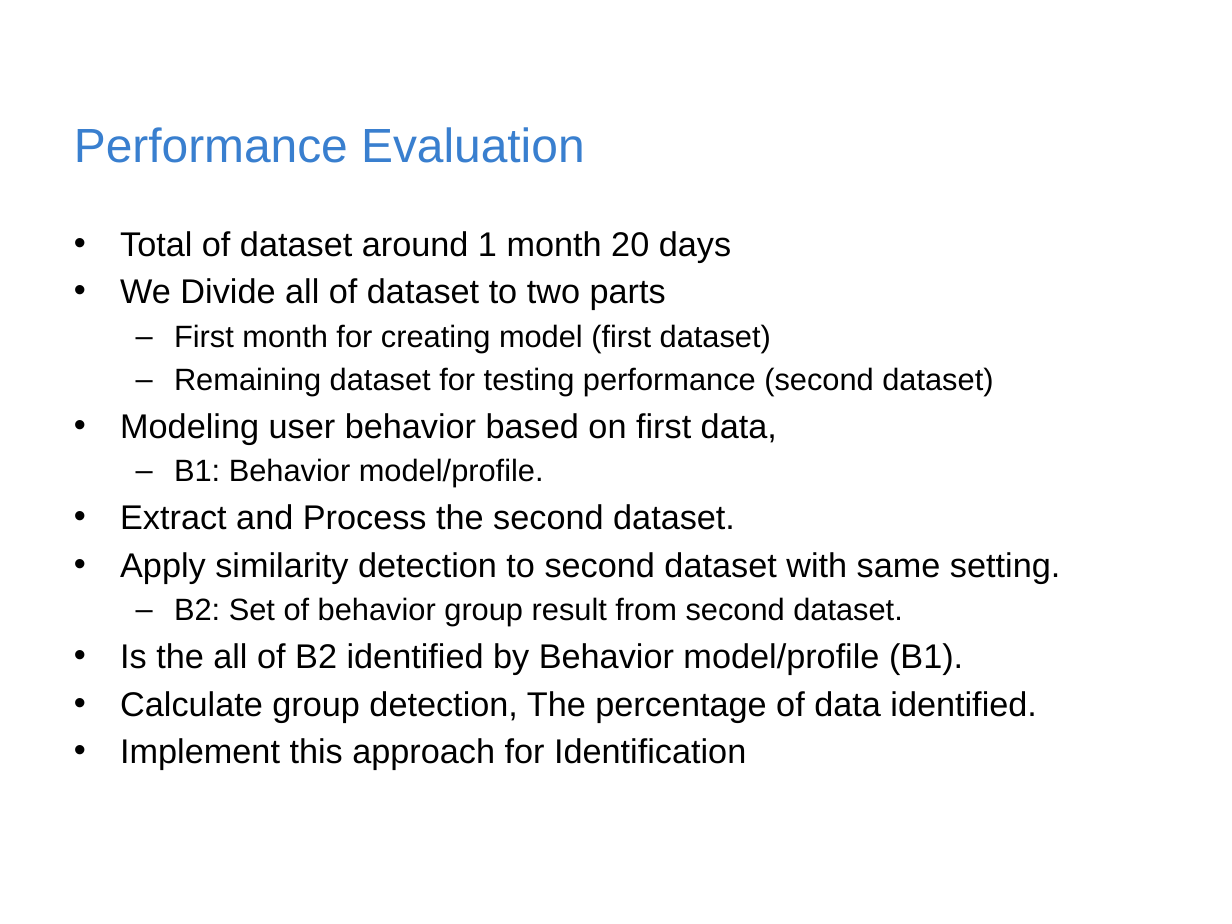
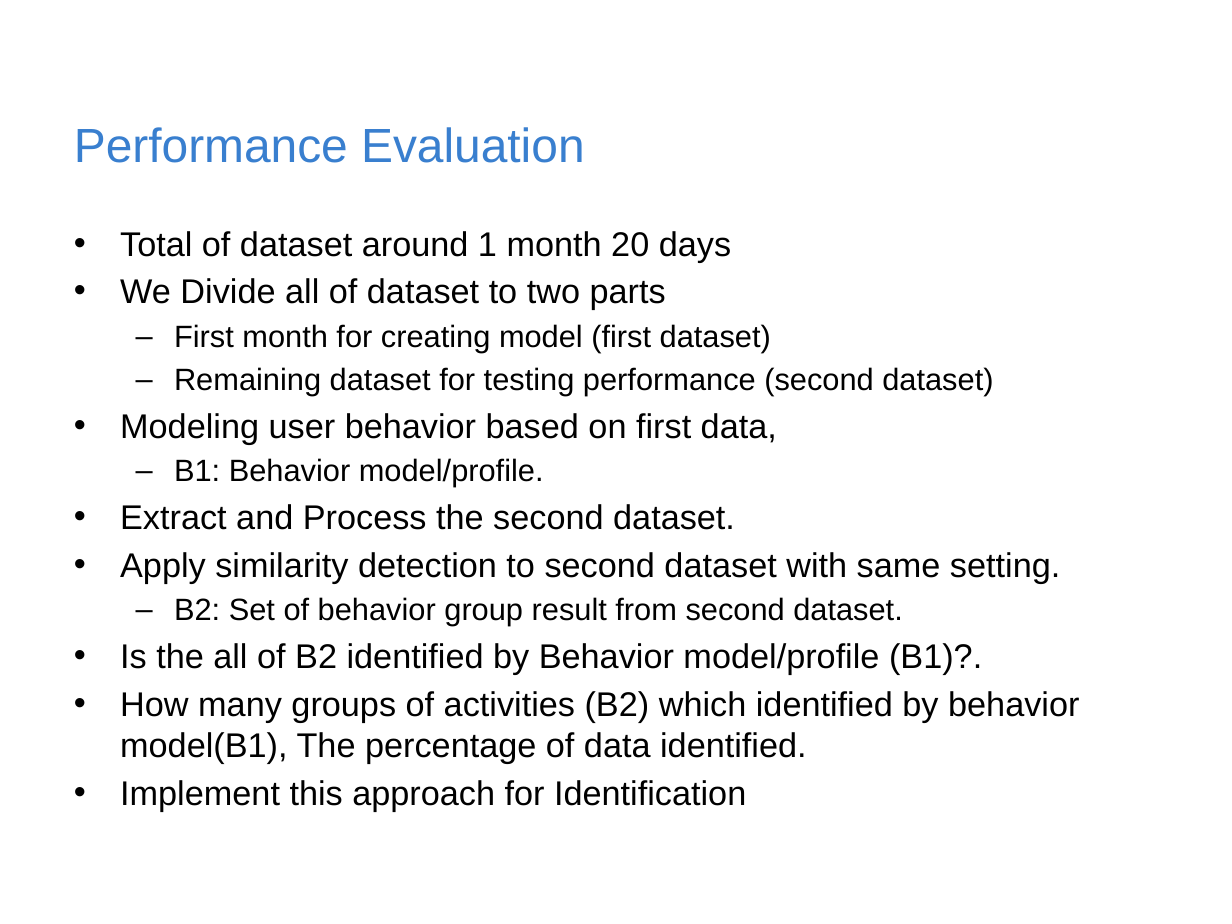
Before and after one commit to rischanlab/MyThesis, a slide deck: slide 21 of Thesis-presentation.pptx (slide 22 before the commit). Drawn at 1232x924 pixels with LibreOffice and Linux fonts; fonts in the diff are those of the drawing; background and template pictures are left out. Boxes give left, top, right and bottom in pixels: in the first picture for what was removed or moved away, otherwise in the second. Text is boxed around its words. In the diff, an @@ line names an element or a change of style, - is before the commit and + after.

```diff
--- a/Thesis-presentation.pptx
+++ b/Thesis-presentation.pptx
@@ text at (120, 643, 1079, 763): text changed @@
-• Is the all of B2 identified by Behavior model/profile (B1).
-• Calculate group detection, The percentage of data identified.
+• Is the all of B2 identified by Behavior model/profile (B1)?.
+• How many groups of activities (B2) which identified by behavior model(B1), The percentage of data identified.
```
Also in this commit, not shown: 5 other slides changed, 1 slide removed, 1 other file.
